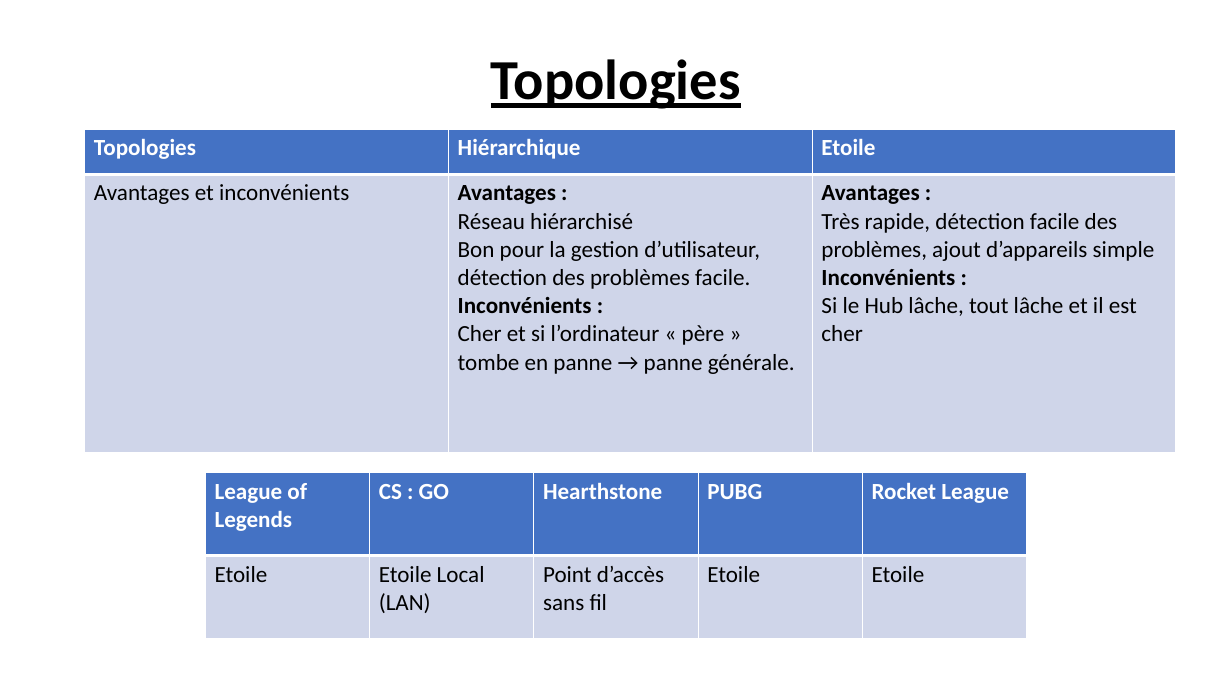
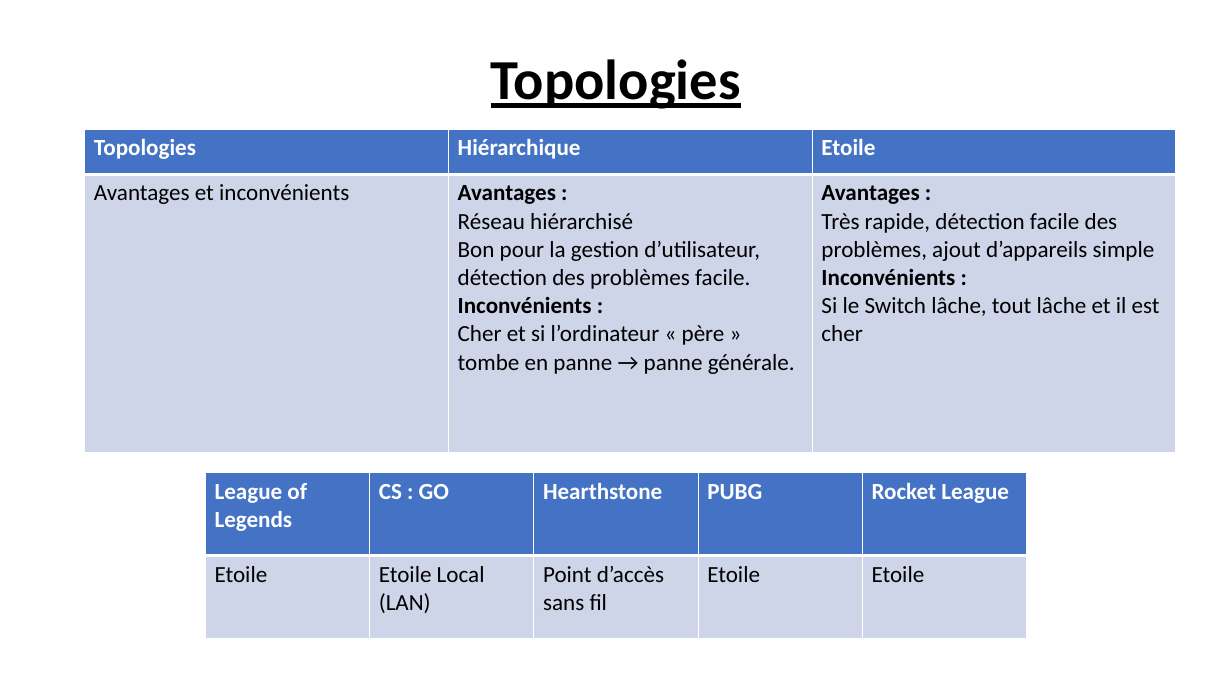
Before and after one commit to Exia-Jellyfish/UE-2-Ces-Esport-GRP1, a slide deck: slide 2 of Projet_Réseau/Projet 2.pptx. Drawn at 1232x693 pixels with LibreOffice and Linux fonts; fonts in the diff are those of the drawing. Boxes give left, top, right and bottom in pixels: in the first picture for what was removed or moved away, otherwise in the second. Text is boxed around its words. In the diff, an @@ line names an element or a change of style, - is before the commit and + after.

```diff
--- a/Projet_Réseau/Projet 2.pptx
+++ b/Projet_Réseau/Projet 2.pptx
@@ table at (x1=85, y1=129, x2=1177, y2=453) @@
-row 2, column 3: Avantages : / Très rapide, détection facile des problèmes, ajout d’appareils simple / Inconvénients : / Si le Hub lâche, tout lâche et il est cher
+row 2, column 3: Avantages : / Très rapide, détection facile des problèmes, ajout d’appareils simple / Inconvénients : / Si le Switch lâche, tout lâche et il est cher
```
Also in this commit, not shown: 4 other slides changed, 1 slide removed, 2 other files.
